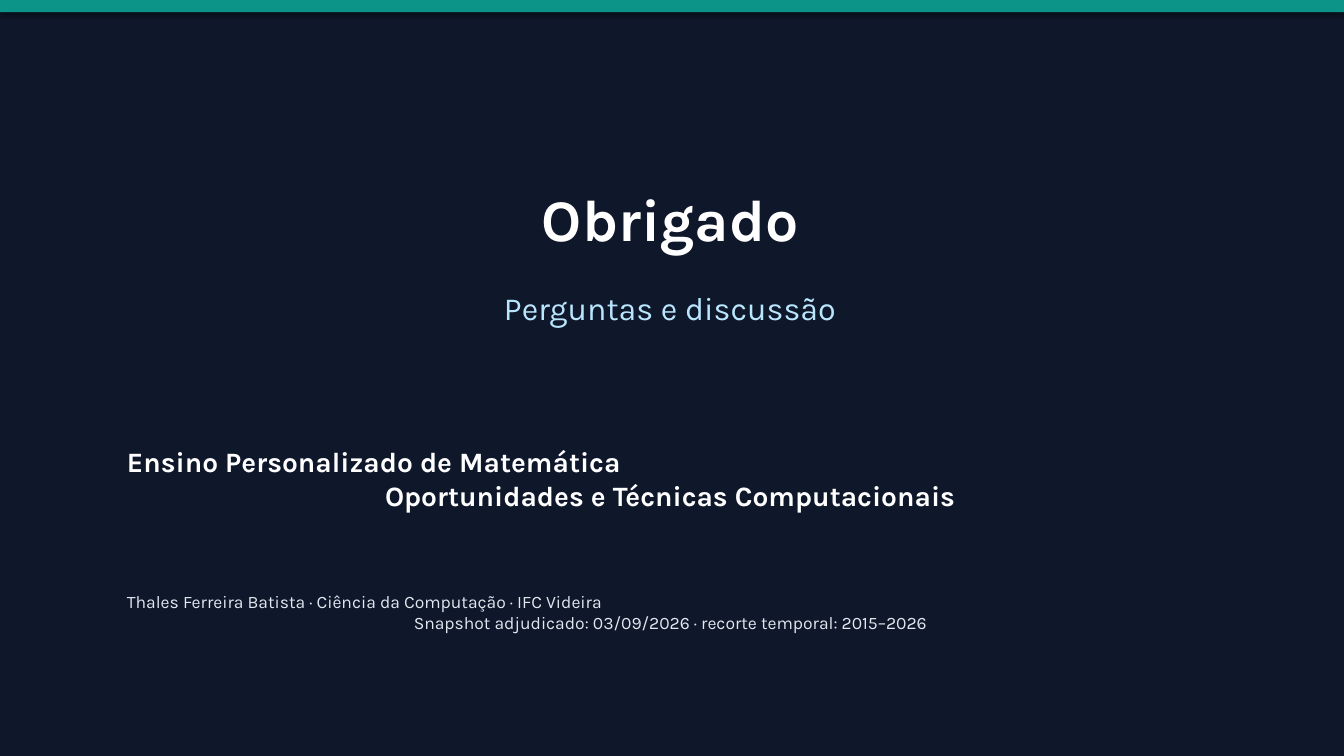
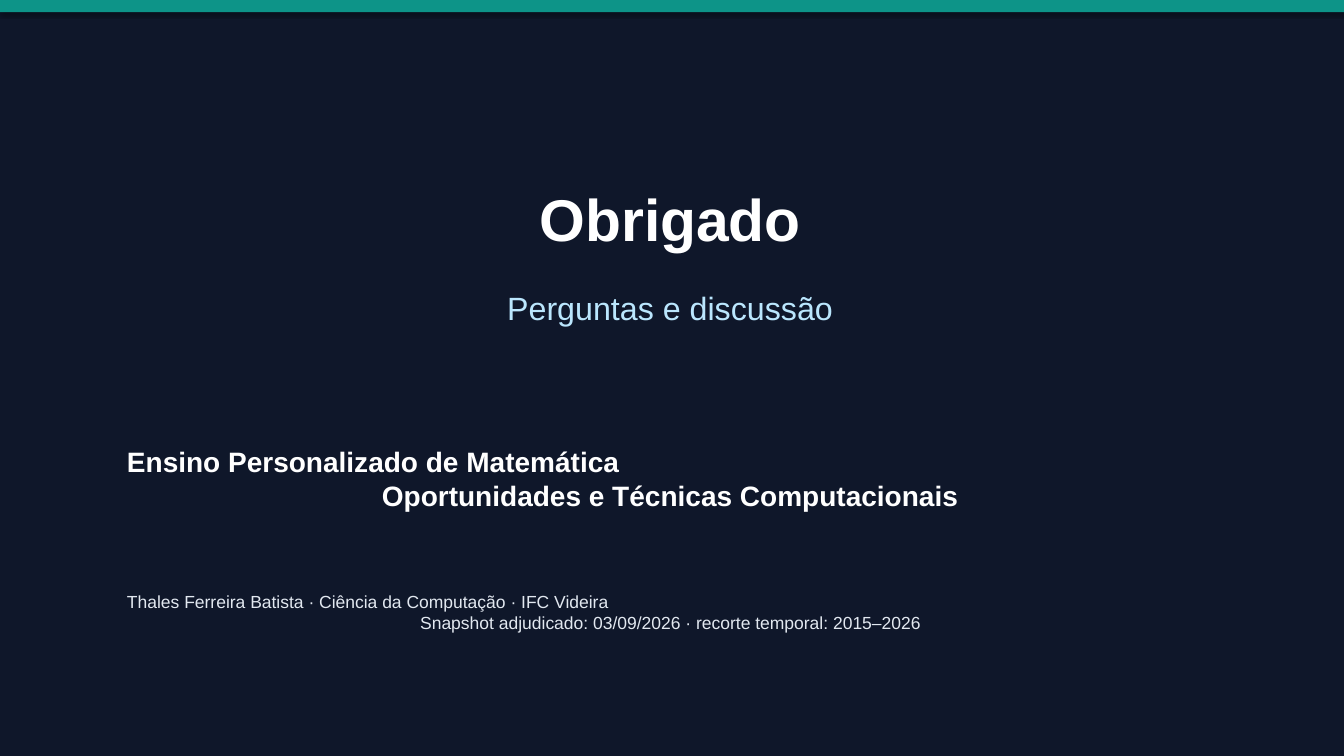
Before and after one commit to thalesfb/ccw, a slide deck: slide 19 of results/tcc/presentation/ensino_personalizado_de_matematica_tcc.pptx. Drawn at 1344x756 pixels with LibreOffice and Linux fonts; fonts in the diff are those of the drawing. Boxes give left, top, right and bottom in pixels: in the first picture for what was removed or moved away, otherwise in the second. Text is boxed around its words. In the diff, an @@ line names an element or a change of style, - is before the commit and + after.

Commit message:
🎨 style(presentation): align TCC deck with PTC visual language (#69)

```diff
--- a/results/tcc/presentation/ensino_personalizado_de_matematica_tcc.pptx
+++ b/results/tcc/presentation/ensino_personalizado_de_matematica_tcc.pptx
@@ font Karla to Arial in 4 elements at [540, 198, 801, 252], [507, 296, 833, 326], [127, 451, 958, 511], [127, 595, 921, 633] @@
```
Also in this commit, not shown: 18 other slides changed, 2 other files.
